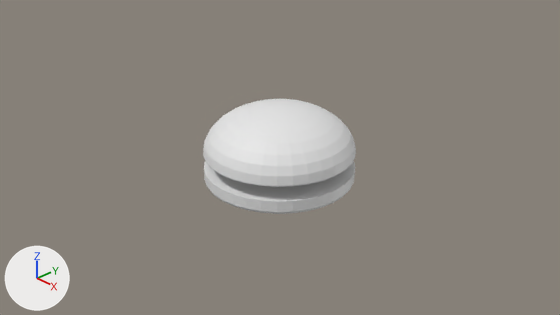
The Blender file pao.blend, before and after one commit.
Both versions are drawn from the file's camera 'Camera'. The lights are fixed; the arrows at lower left show +X, +Y and +Z.

The older version as bpy lines, for what is in view:
```python
me_cylinder = bpy.data.meshes.new('Cylinder')
me_cylinder.from_pydata(...)  # a 32-sided cylinder along z spanning x -1.0..1.0, y -1.0..1.0, z -1.0..1.0
me_sphere = bpy.data.meshes.new('Sphere')
me_sphere.from_pydata(...)  # a UV sphere (32 segments, 16 rings, poles along z) spanning x -1.0..1.0, y -1.0..1.0, z -1.0..1.0
ob_bottom_cylinder = bpy.data.objects.new('bottom cylinder', me_cylinder)
ob_bottom_cylinder.location = (0.0, 0.0, -0.255)
ob_bottom_cylinder.scale = (1.1, 1.1, 0.08)
ob_top = bpy.data.objects.new('top', me_sphere)
ob_top.location = (0.0, 0.0, 0.064)
ob_top.scale = (1.1, 1.1, 0.65)
_m = ob_top.modifiers.new('top', 'BOOLEAN')
_m.object = ob_cube
_m.solver = 'FLOAT'
```
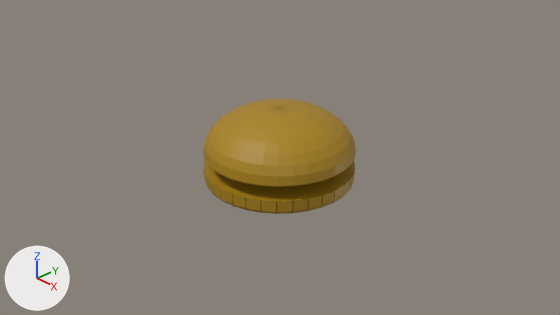
What differs and where, as boxes (x1, y1, x2, y2) in the pictures (560 x 315 px):
'top', recoloured (white to brown)
    both: (203, 99, 356, 187)
'bottom cylinder', recoloured (grey to yellow)
    both: (204, 161, 355, 212)

The change, as a diff of the scene's bpy script:
```diff
--- a/pao.blend.py
+++ b/pao.blend.py
@@ img_pao_bottom_png @@
+img_pao_bottom_png = load_image('pao bottom.png', 'pao bottom.png', 1024, 1024, 'sRGB')
@@ img_pao_top_png @@
+img_pao_top_png = load_image('pao top.png', 'pao top.png', 1024, 1024, 'sRGB')
@@ mat_material_002 @@
+mat_material_002 = principled_material('Material.002')
+mat_material_002.texture = img_pao_bottom_png
@@ mat_material_001 @@
+mat_material_001 = principled_material('Material.001')
+mat_material_001.texture = img_pao_top_png
@@ me_sphere @@
 me_sphere.from_pydata(...)  # 482 vertices, 512 faces; spans x -1.0..1.0, y -1.0..1.0, z -1.0..1.0
+me_sphere.materials.append(mat_material_001)  # picture img_pao_top_png
@@ me_cylinder @@
 me_cylinder.from_pydata(...)  # 64 vertices, 34 faces; spans x -1.0..1.0, y -1.0..1.0, z -1.0..1.0
+me_cylinder.materials.append(mat_material_002)  # picture img_pao_bottom_png
```
